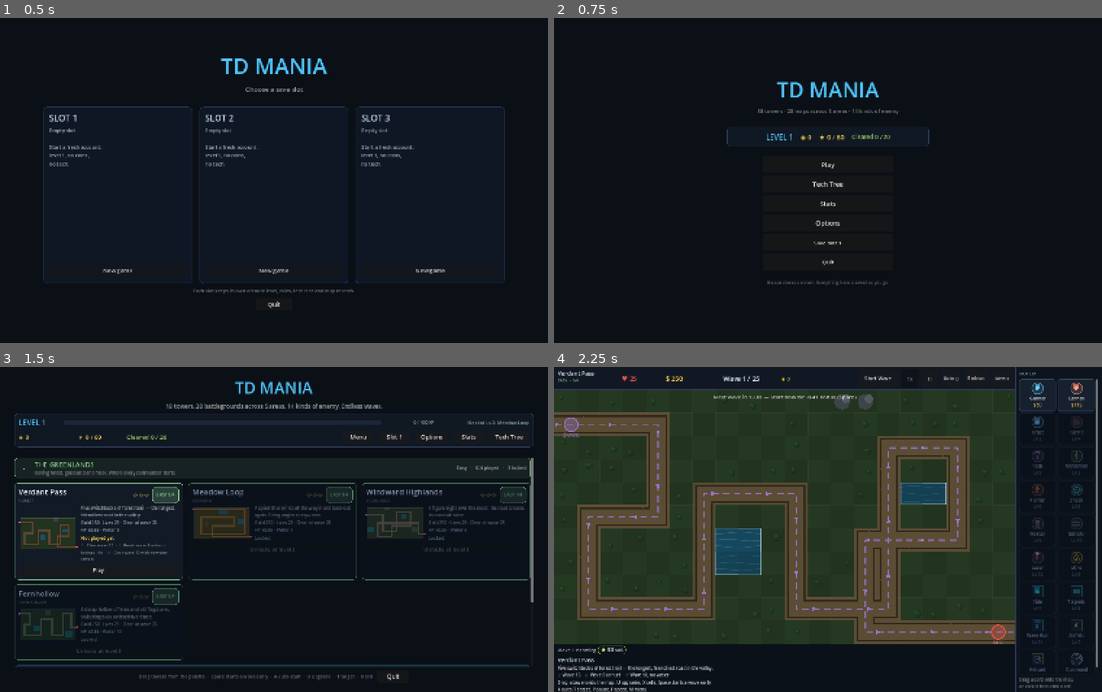
Above: before the commit, frames 1-4 (two rows, left to right).
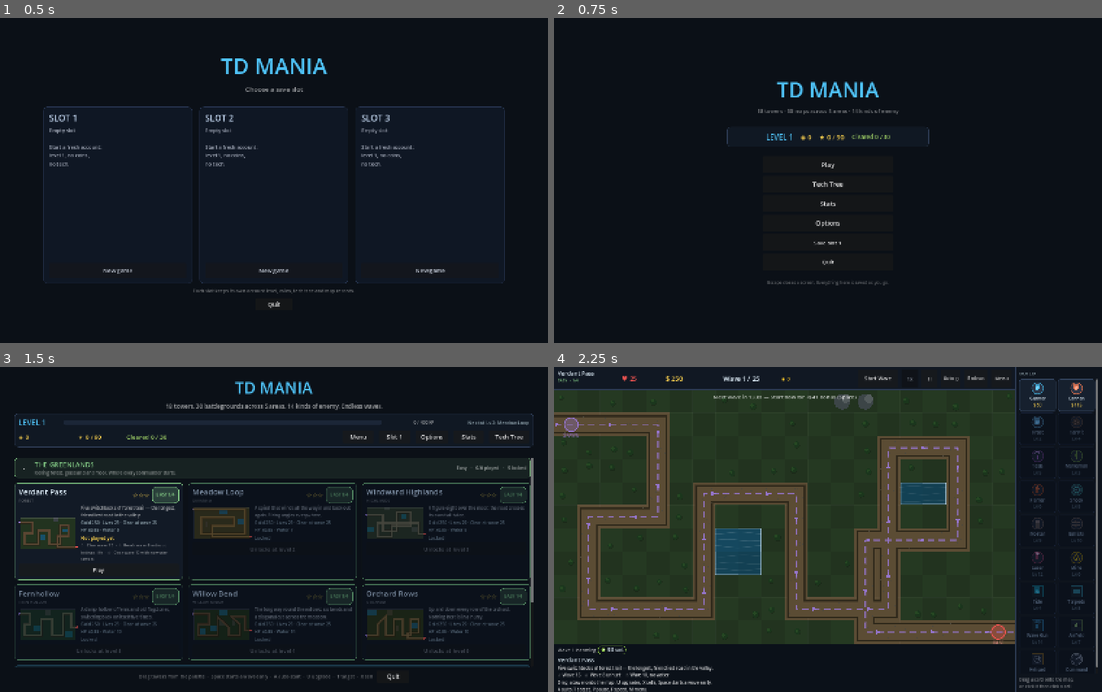
Above: after the commit, the same moments.

Repository: MichaelMIL/TD-Mania
Game: Godot game, scene res://main.tscn
The game is run twice, just before and just after one commit, with the same random seed, the same clock (stepped at 60 frames per second) and the same inputs.
Inputs:
- Up to frame 1 (0.5 s): no input
- Up to frame 2 (0.75 s): click "New game" at 0.5 s
- Up to frame 3 (1.5 s): click "Play" at 1.25 s
- Up to frame 4 (2.25 s): click "Play" at 2 s

Frame 1 is identical in both runs. In frame 2, less than 0.1% of the frame differs, in the area x 42-61%, y 28-38%; in frame 3, 2.4%, in the area x 17-97%, y 12-91%; in frame 4, nothing differs.

Commit message:
Ten more maps: two in every area
Thirty maps now, six per area.

  Greenlands   Willow Bend, Orchard Rows
  Riverlands   Millrace, Heron Flats
  Wastes       Sunken Quarry, Glass Flats
  Frozen Coast Drift Floes, Whiteout Ridge
  Iron Delta   Foundry Yard, Tidal Locks

Each was laid out against the difficulty ladder before it was written
rather than adjusted afterwards. dev/dev_maps.tscn reports road length and
firing positions per map and the band each tier occupies, and the layouts
were iterated against a model of the same rasteriser until every one
landed inside its tier's band with margin. The bands are unchanged:

  Easy    road 57-89  spots  78-103
  Normal  road 46-53  spots  67-75
  Hard    road 37-44  spots  50-64
  Brutal  road 20-35  spots  24-49

The suite requires every map to look like itself - unique theme, unique
decor motif, unique road surface - so ten of each are new in map.gd: the
towpath, chalk track, stone causeway, reed matting, quarry haul road,
cracked salt crust, packed snow, wind-glazed ice, cinder and floating
pontoon; blossom, hedges, lily pads, drying nets, rubble, glass shards,
snow hummocks, wind drifts, slag and mooring bollards.

Balance checked across all thirty with 60 proxy runs: Easy 16.8, Normal
14.2, Hard 12.3, Brutal 10.3 waves, no outliers, nothing unplayable or
free. The new maps sit mid-band in their tiers - the deepest new map is
Orchard Rows at 17.0 and the shallowest Whiteout Ridge at 10.0.

554 assertions pass; the area count check now reads MAPS_PER_AREA rather
than a hardcoded four, and the level count is derived from areas x maps.

Co-Authored-By: Claude Opus 5 (1M context) <noreply@anthropic.com>

Diff:
--- /dev/null
+++ b/dev/dev_maps.gd
@@ -0,0 +1,53 @@
+extends Node
+
+## Measures every map: how much road it has, how many cells can shoot at
+## that road, and how its lanes compare. Used when adding maps, because the
+## difficulty ladder is defined by these two numbers.
+##
+##   godot --headless --quit-after 400 dev/dev_maps.tscn
+
+
+func _ready() -> void:
+	Progress.use_clean_state()
+	await get_tree().process_frame
+	var by_tier: Dictionary = {}
+	print("[MAPS] %-14s %-11s %-7s %5s %6s  %s" % ["id", "area", "tier",
+			"road", "spots", "lanes"])
+	for i in TDData.LEVELS.size():
+		TDData.selected_level = i
+		var probe: Node = load("res://game.tscn").instantiate()
+		add_child(probe)
+		var road := 0
+		var spots := 0
+		for key: Vector2i in probe.terrain:
+			if probe.terrain_at(key) == TDData.Terrain.PATH:
+				road += 1
+				continue
+			if probe.terrain_at(key) != TDData.Terrain.GROUND:
+				continue
+			for o: Vector2i in [Vector2i(1, 0), Vector2i(-1, 0), Vector2i(0, 1),
+					Vector2i(0, -1)]:
+				if probe.is_path(key + o):
+					spots += 1
+					break
+		var level: Dictionary = TDData.LEVELS[i]
+		var tier := int(level["tier"])
+		var lanes: int = probe.routes.size()
+		print("[MAPS] %-14s %-11s %-7s %5d %6d  %d" % [level["id"], level["area"],
+				TDData.TIERS[tier]["name"], road, spots, lanes])
+		if lanes == 1:
+			if not by_tier.has(tier):
+				by_tier[tier] = {"road": [], "spots": []}
+			by_tier[tier]["road"].append(road)
+			by_tier[tier]["spots"].append(spots)
+		remove_child(probe)
+		probe.queue_free()
+	TDData.selected_level = 0
+	for tier in TDData.TIERS.size():
+		if not by_tier.has(tier):
+			continue
+		print("[BAND] %-7s road %d-%d  spots %d-%d  (%d maps)"
+				% [TDData.TIERS[tier]["name"], by_tier[tier]["road"].min(),
+				by_tier[tier]["road"].max(), by_tier[tier]["spots"].min(),
+				by_tier[tier]["spots"].max(), by_tier[tier]["road"].size()])
+	get_tree().quit()
--- /dev/null
+++ b/dev/dev_maps.tscn
@@ -0,0 +1,6 @@
+[gd_scene load_steps=2 format=3]
+
+[ext_resource type="Script" path="res://dev/dev_maps.gd" id="1"]
+
+[node name="Shot" type="Node"]
+script = ExtResource("1")
--- a/dev/dev_verify.gd
+++ b/dev/dev_verify.gd
@@ -632,14 +632,18 @@
 	check("harder tiers have fewer firing positions", ok_spots)
 	check("every tier has at least three single-road maps",
 			by_tier.size() == TDData.TIERS.size() and by_tier[0]["path"].size() >= 3)
-	check("every area holds four maps", _areas_are_full())
+	check("every area holds %d maps" % MAPS_PER_AREA, _areas_are_full())
 	check("every lane of a multi-lane map is defensible (%s)" % bad_lane, ok_lanes)
 	check("multi-lane maps exist", lanes_report.size() >= 3)
 
 
+## Every area holds the same number of maps, so no area is a stub.
+const MAPS_PER_AREA := 6
+
+
 func _areas_are_full() -> bool:
 	for area: Dictionary in TDData.AREAS:
-		if TDData.levels_in_area(str(area["id"])).size() != 4:
+		if TDData.levels_in_area(str(area["id"])).size() != MAPS_PER_AREA:
 			return false
 	return true
 
@@ -3241,7 +3245,8 @@
 	check("all paths enter and exit off-grid", ok_ends)
 	check("every level has water", ok_water)
 	check("every level has a real route", ok_len)
-	check("twenty levels exist", TDData.LEVELS.size() == 20)
+	check("every area contributes its maps (%d)" % TDData.LEVELS.size(),
+			TDData.LEVELS.size() == TDData.AREAS.size() * MAPS_PER_AREA)
 
 	# Themes must be distinct so no two maps look alike.
 	var themes: Array = []
@@ -3267,7 +3272,9 @@
 	# Render styles: known values only, and no two maps share a road surface.
 	var known_path: Array = ["dirt", "gravel", "mud", "stone", "slabs", "brick",
 			"boardwalk", "planks", "rail", "ice", "ember", "sand", "cobble", "grit",
-			"basalt", "flagstone", "duckboard", "clinker", "crystal", "conduit"]
+			"basalt", "flagstone", "duckboard", "clinker", "crystal", "conduit",
+			"towpath", "chalk", "causeway", "reedmat", "haulroad", "saltcrust",
+			"snowpack", "glaze", "cinder", "pontoon"]
 	var known_ground: Array = ["checker", "stripes", "dots", "tiles", "flat", "dunes"]
 	var known_water: Array = ["calm", "floes", "murk", "surf"]
 	var ok_styles := true
--- a/scripts/data.gd
+++ b/scripts/data.gd
@@ -939,6 +939,301 @@
 			"path_edge": Color("201d1a"), "path_fill": Color("6b5a48"),
 			"water_a": Color("21323a"), "water_b": Color("2c4652"),
 			"rock": Color("4a423a"),
+		},
+	},
+	{
+		"id": "willow",
+		"goal": {"kind": "no_sell", "n": 12},
+		"area": "greenlands",
+		"unlock_level": 4,
+		"name": "Willow Bend",
+		"theme": "Willow Marsh",
+		"decor": "blossom",
+		"path_style": "towpath", "ground_style": "checker", "water_style": "calm",
+		"tint": Color(0.55, 0.80, 0.55, 0.050),
+		"tier": 0,
+		"blurb": "The long way round the willows: six bends and a diagonal cut across the meadow.",
+		"routes": [
+			[
+				Vector2i(-1, 1), Vector2i(5, 1), Vector2i(5, 5), Vector2i(1, 5),
+				Vector2i(1, 9), Vector2i(8, 9), Vector2i(8, 2), Vector2i(12, 6),
+				Vector2i(12, 9), Vector2i(16, 9), Vector2i(16, 5), Vector2i(13, 2),
+				Vector2i(18, 2), Vector2i(18, 7), Vector2i(20, 7),
+			],
+		],
+		"water": [[9, 0, 3, 2], [2, 7, 2, 2], [6, 6, 2, 2]],
+		"rock": [[14, 4, 1, 2], [9, 4, 2, 2]],
+		"ground": [],
+		"palette": {
+			"ground_a": Color("24361f"), "ground_b": Color("1f2f1b"),
+			"path_edge": Color("2b2116"), "path_fill": Color("5c4833"),
+			"water_a": Color("14404a"), "water_b": Color("1c5a६b".replace("६", "6")),
+			"rock": Color("3d4239"),
+		},
+	},
+	{
+		"id": "orchard",
+		"goal": {"kind": "kills", "n": 260},
+		"area": "greenlands",
+		"unlock_level": 6,
+		"name": "Orchard Rows",
+		"theme": "Orchard",
+		"decor": "hedges",
+		"path_style": "chalk", "ground_style": "stripes", "water_style": "calm",
+		"tint": Color(0.85, 0.75, 0.40, 0.050),
+		"tier": 0,
+		"blurb": "Up and down every row of the orchard. Nothing here is in a hurry.",
+		"routes": [
+			[
+				Vector2i(-1, 9), Vector2i(3, 9), Vector2i(3, 5), Vector2i(6, 2),
+				Vector2i(6, 9), Vector2i(9, 9), Vector2i(9, 3), Vector2i(12, 3),
+				Vector2i(12, 9), Vector2i(15, 9), Vector2i(15, 3), Vector2i(18, 3),
+				Vector2i(18, 8), Vector2i(14, 8), Vector2i(14, 10), Vector2i(20, 10),
+			],
+		],
+		"water": [[0, 0, 3, 2], [16, 5, 2, 2]],
+		"rock": [[7, 0, 2, 2], [10, 6, 1, 2]],
+		"ground": [],
+		"palette": {
+			"ground_a": Color("2f3a1e"), "ground_b": Color("28331a"),
+			"path_edge": Color("332614"), "path_fill": Color("7a6340"),
+			"water_a": Color("17414f"), "water_b": Color("1f5a६f".replace("६", "6")),
+			"rock": Color("484433"),
+		},
+	},
+	{
+		"id": "millrace",
+		"goal": {"kind": "rich", "n": 950},
+		"area": "riverlands",
+		"unlock_level": 7,
+		"name": "Millrace",
+		"theme": "Mill",
+		"decor": "lilies",
+		"path_style": "causeway", "ground_style": "dots", "water_style": "surf",
+		"tint": Color(0.50, 0.75, 0.90, 0.055),
+		"tier": 1,
+		"blurb": "Four turns between the millponds. Water on both sides of every corner.",
+		"routes": [
+			[
+				Vector2i(-1, 3), Vector2i(4, 3), Vector2i(4, 8), Vector2i(8, 8),
+				Vector2i(8, 2), Vector2i(12, 2), Vector2i(12, 8), Vector2i(16, 8),
+				Vector2i(16, 3), Vector2i(19, 3), Vector2i(19, 9), Vector2i(20, 9),
+			],
+		],
+		"water": [[5, 0, 3, 2], [9, 9, 3, 2], [17, 0, 2, 2], [5, 5, 2, 3],
+			[13, 4, 2, 3]],
+		"rock": [[6, 4, 1, 1], [9, 6, 2, 2]],
+		"ground": [],
+		"palette": {
+			"ground_a": Color("27343a"), "ground_b": Color("212d33"),
+			"path_edge": Color("2b2419"), "path_fill": Color("7d6a49"),
+			"water_a": Color("11414f"), "water_b": Color("18606f"),
+			"rock": Color("3c4750"),
+		},
+	},
+	{
+		"id": "heron",
+		"goal": {"kind": "few_towers", "n": 9, "towers": 13},
+		"area": "riverlands",
+		"unlock_level": 8,
+		"name": "Heron Flats",
+		"theme": "Wetland",
+		"decor": "nets",
+		"path_style": "reedmat", "ground_style": "flat", "water_style": "calm",
+		"tint": Color(0.60, 0.80, 0.70, 0.050),
+		"tier": 1,
+		"blurb": "Three long combs across the flats, with standing water in every gap.",
+		"routes": [
+			[
+				Vector2i(-1, 6), Vector2i(3, 6), Vector2i(3, 2), Vector2i(7, 2),
+				Vector2i(7, 8), Vector2i(11, 8), Vector2i(11, 2), Vector2i(15, 2),
+				Vector2i(15, 8), Vector2i(18, 8), Vector2i(18, 2), Vector2i(20, 2),
+			],
+		],
+		"water": [[0, 8, 3, 2], [8, 0, 3, 2], [12, 4, 3, 2], [16, 0, 1, 2],
+			[5, 4, 2, 3]],
+		"rock": [[9, 9, 3, 2], [13, 9, 2, 2], [0, 0, 2, 2], [8, 3, 2, 2]],
+		"ground": [],
+		"palette": {
+			"ground_a": Color("29372f"), "ground_b": Color("233029"),
+			"path_edge": Color("2a2418"), "path_fill": Color("77684a"),
+			"water_a": Color("13454d"), "water_b": Color("1b6270"),
+			"rock": Color("3e4a44"),
+		},
+	},
+	{
+		"id": "quarry",
+		"goal": {"kind": "no_water", "n": 9},
+		"area": "wastes",
+		"unlock_level": 11,
+		"name": "Sunken Quarry",
+		"theme": "Quarry",
+		"decor": "rubble",
+		"path_style": "haulroad", "ground_style": "tiles", "water_style": "murk",
+		"tint": Color(0.85, 0.70, 0.45, 0.050),
+		"tier": 2,
+		"blurb": "Down the quarry benches and out the haul road. Rock everywhere you want to build.",
+		"routes": [
+			[
+				Vector2i(-1, 2), Vector2i(5, 2), Vector2i(5, 8), Vector2i(11, 8),
+				Vector2i(11, 4), Vector2i(15, 4), Vector2i(15, 9), Vector2i(18, 9),
+				Vector2i(18, 6), Vector2i(20, 6),
+			],
+		],
+		"water": [[7, 0, 3, 2]],
+		"rock": [[2, 5, 2, 3], [8, 5, 2, 2], [13, 0, 3, 3], [17, 1, 3, 2],
+			[9, 9, 2, 2], [3, 0, 2, 2]],
+		"ground": [],
+		"palette": {
+			"ground_a": Color("3a3228"), "ground_b": Color("322b22"),
+			"path_edge": Color("241f18"), "path_fill": Color("6b5d49"),
+			"water_a": Color("26343a"), "water_b": Color("32474f"),
+			"rock": Color("4e4639"),
+		},
+	},
+	{
+		"id": "glassflats",
+		"goal": {"kind": "kills", "n": 420},
+		"area": "wastes",
+		"unlock_level": 13,
+		"name": "Glass Flats",
+		"theme": "Salt Flats",
+		"decor": "glass",
+		"path_style": "saltcrust", "ground_style": "flat", "water_style": "murk",
+		"tint": Color(0.90, 0.85, 0.60, 0.050),
+		"tier": 2,
+		"blurb": "Two long diagonals over fused sand, with nothing to hide behind.",
+		"routes": [
+			[
+				Vector2i(-1, 1), Vector2i(4, 1), Vector2i(9, 6), Vector2i(13, 6),
+				Vector2i(13, 2), Vector2i(17, 2), Vector2i(17, 8), Vector2i(11, 8),
+				Vector2i(11, 10), Vector2i(20, 10),
+			],
+		],
+		"water": [[5, 8, 3, 2], [14, 9, 3, 2]],
+		"rock": [[1, 4, 2, 3], [10, 0, 3, 3], [15, 4, 2, 2]],
+		"ground": [],
+		"palette": {
+			"ground_a": Color("3d3a2e"), "ground_b": Color("353227"),
+			"path_edge": Color("272419"), "path_fill": Color("74705a"),
+			"water_a": Color("2b3a3d"), "water_b": Color("3a4f52"),
+			"rock": Color("52503f"),
+		},
+	},
+	{
+		"id": "floes",
+		"goal": {"kind": "no_sell", "n": 9},
+		"area": "frozen",
+		"unlock_level": 10,
+		"name": "Drift Floes",
+		"theme": "Pack Ice",
+		"decor": "hummocks",
+		"path_style": "snowpack", "ground_style": "checker", "water_style": "floes",
+		"tint": Color(0.60, 0.85, 1.00, 0.060),
+		"tier": 2,
+		"blurb": "Ice bridges between drifting floes. Three combs, and open water at every end.",
+		"routes": [
+			[
+				Vector2i(-1, 8), Vector2i(4, 8), Vector2i(4, 3), Vector2i(9, 3),
+				Vector2i(9, 8), Vector2i(14, 8), Vector2i(14, 3), Vector2i(18, 3),
+				Vector2i(18, 6), Vector2i(20, 6),
+			],
+		],
+		"water": [[0, 0, 4, 2], [6, 5, 2, 3], [11, 0, 3, 3], [16, 7, 4, 4]],
+		"rock": [[5, 0, 1, 3], [10, 6, 1, 2]],
+		"ground": [],
+		"palette": {
+			"ground_a": Color("3c4a58"), "ground_b": Color("34424e"),
+			"path_edge": Color("33404c"), "path_fill": Color("879db0"),
+			"water_a": Color("163b54"), "water_b": Color("1f5877"),
+			"rock": Color("4f5b68"),
+		},
+	},
+	{
+		"id": "whiteout",
+		"goal": {"kind": "rich", "n": 1100},
+		"area": "frozen",
+		"unlock_level": 19,
+		"name": "Whiteout Ridge",
+		"theme": "Blizzard",
+		"decor": "drifts",
+		"path_style": "glaze", "ground_style": "flat", "water_style": "floes",
+		"tint": Color(0.80, 0.90, 1.00, 0.070),
+		"tier": 3,
+		"blurb": "A diagonal off the ridge and a straight run to the gate. Blink and it is over.",
+		"routes": [
+			[
+				Vector2i(-1, 3), Vector2i(5, 3), Vector2i(10, 8), Vector2i(14, 8),
+				Vector2i(14, 4), Vector2i(20, 4),
+			],
+		],
+		"water": [[0, 6, 5, 5], [6, 0, 4, 2], [15, 7, 5, 4]],
+		"rock": [[6, 4, 2, 3], [11, 2, 3, 3], [16, 0, 4, 3]],
+		"ground": [],
+		"palette": {
+			"ground_a": Color("47535f"), "ground_b": Color("3e4955"),
+			"path_edge": Color("3a4550"), "path_fill": Color("9aabbb"),
+			"water_a": Color("1a3f57"), "water_b": Color("245c7c"),
+			"rock": Color("59636f"),
+		},
+	},
+	{
+		"id": "foundry",
+		"goal": {"kind": "few_towers", "n": 8, "towers": 11},
+		"area": "delta",
+		"unlock_level": 15,
+		"name": "Foundry Yard",
+		"theme": "Slag Yard",
+		"decor": "slag",
+		"path_style": "cinder", "ground_style": "tiles", "water_style": "murk",
+		"tint": Color(0.95, 0.55, 0.30, 0.050),
+		"tier": 3,
+		"blurb": "Two turns through the slag heaps. Barely a yard of it is worth building on.",
+		"routes": [
+			[
+				Vector2i(-1, 2), Vector2i(6, 2), Vector2i(6, 7), Vector2i(12, 7),
+				Vector2i(12, 3), Vector2i(20, 3),
+			],
+		],
+		"water": [[0, 8, 5, 3], [14, 7, 6, 4], [0, 4, 2, 3]],
+		"rock": [[2, 4, 3, 3], [8, 0, 3, 3], [8, 9, 4, 2], [13, 0, 3, 2],
+			[16, 4, 4, 2], [4, 5, 1, 2], [10, 4, 1, 3], [7, 3, 1, 3]],
+		"ground": [],
+		"palette": {
+			"ground_a": Color("332e2c"), "ground_b": Color("2c2825"),
+			"path_edge": Color("1c1917"), "path_fill": Color("585049"),
+			"water_a": Color("2a2f24"), "water_b": Color("3a4130"),
+			"rock": Color("4a443e"),
+		},
+	},
+	{
+		"id": "locks",
+		"goal": {"kind": "no_water", "n": 8},
+		"area": "delta",
+		"unlock_level": 19,
+		"name": "Tidal Locks",
+		"theme": "Lock Gates",
+		"decor": "bollards",
+		"path_style": "pontoon", "ground_style": "stripes", "water_style": "surf",
+		"tint": Color(0.45, 0.70, 0.85, 0.055),
+		"tier": 3,
+		"blurb": "Lock gates on three sides. The road is the only dry ground worth the name.",
+		"routes": [
+			[
+				Vector2i(-1, 5), Vector2i(4, 5), Vector2i(4, 9), Vector2i(9, 9),
+				Vector2i(9, 5), Vector2i(13, 5), Vector2i(13, 9), Vector2i(20, 9),
+			],
+		],
+		"water": [[0, 0, 6, 4], [10, 0, 5, 4], [16, 0, 4, 5], [5, 6, 2, 3],
+			[14, 6, 2, 3]],
+		"rock": [[2, 7, 1, 2], [10, 6, 2, 2], [17, 6, 3, 2], [6, 4, 3, 1],
+			[11, 4, 2, 1]],
+		"ground": [],
+		"palette": {
+			"ground_a": Color("2b3540"), "ground_b": Color("242d37"),
+			"path_edge": Color("1d2229"), "path_fill": Color("56626d"),
+			"water_a": Color("123c4e"), "water_b": Color("195a70"),
+			"rock": Color("3f4a55"),
 		},
 	},
 ]
--- a/scripts/map.gd
+++ b/scripts/map.gd
@@ -133,6 +133,105 @@
 					var t := (float(i) - 1.0) * cell * 0.3
 					draw_line(at + along * t - across * cell * 0.24,
 							at + along * t + across * cell * 0.24, edge, 3.0)
+			"towpath":
+				# A beaten rut down the middle with grass creeping in.
+				var rut := Vector2(1.0, 0.0) if horizontal else Vector2(0.0, 1.0)
+				draw_line(at - rut * cell * 0.45, at + rut * cell * 0.45,
+						edge.lightened(0.12), cell * 0.16)
+				for i in 4:
+					draw_circle(at + Vector2(_hash01(key, i) - 0.5,
+							_hash01(key, i + 11) - 0.5) * cell * 0.8, 1.4,
+							Color(0.45, 0.55, 0.3, 0.35))
+			"chalk":
+				# Pale dust, wheel-worn at the edges.
+				draw_rect(Rect2(at - Vector2(cell, cell) * 0.34,
+						Vector2(cell, cell) * 0.68), Color(1, 1, 1, 0.05))
+				for side: float in [-0.26, 0.26]:
+					if horizontal:
+						draw_line(at + Vector2(-cell * 0.5, cell * side),
+								at + Vector2(cell * 0.5, cell * side),
+								edge.lightened(0.2), 2.0)
+					else:
+						draw_line(at + Vector2(cell * side, -cell * 0.5),
+								at + Vector2(cell * side, cell * 0.5),
+								edge.lightened(0.2), 2.0)
+			"causeway":
+				# Big stones with the waterline stained across them.
+				var block := Rect2(at - Vector2(cell, cell) * 0.42,
+						Vector2(cell, cell) * 0.84)
+				draw_rect(block, fill.lightened(0.04))
+				draw_rect(block, edge, false, 1.5)
+				draw_line(at + Vector2(-cell * 0.42, cell * 0.2),
+						at + Vector2(cell * 0.42, cell * 0.2),
+						Color(0.2, 0.4, 0.45, 0.35), 3.0)
+			"reedmat":
+				# Woven matting: two directions of weave.
+				for i in 4:
+					var t := (float(i) + 0.5) / 4.0 - 0.5
+					draw_line(at + Vector2(t * cell, -cell * 0.42),
+							at + Vector2(t * cell, cell * 0.42),
+							edge.lightened(0.15), 1.5)
+					draw_line(at + Vector2(-cell * 0.42, t * cell),
+							at + Vector2(cell * 0.42, t * cell),
+							fill.darkened(0.12), 1.5)
+			"haulroad":
+				# Two tyre tracks, and spoil kicked out to the sides.
+				var along := Vector2(1.0, 0.0) if horizontal else Vector2(0.0, 1.0)
+				var across := along.orthogonal()
+				for side: float in [-0.2, 0.2]:
+					draw_line(at + along * -cell * 0.5 + across * cell * side,
+							at + along * cell * 0.5 + across * cell * side,
+							edge.darkened(0.1), cell * 0.14)
+				for i in 5:
+					draw_circle(at + Vector2(_hash01(key, i) - 0.5,
+							_hash01(key, i + 17) - 0.5) * cell * 0.9, 1.3,
+							fill.lightened(0.2))
+			"saltcrust":
+				# Dried polygons, the way a salt pan cracks.
+				for iy in 2:
+					for ix in 2:
+						var cellet := at + Vector2(float(ix) - 0.5, float(iy) - 0.5) \
+								* cell * 0.42
+						draw_arc(cellet, cell * 0.19, 0.0, TAU, 6,
+								Color(1, 1, 1, 0.12), 1.0, true)
+				draw_circle(at, cell * 0.05, Color(1, 1, 1, 0.10))
+			"snowpack":
+				# Packed snow with a sled groove down it.
+				draw_rect(Rect2(at - Vector2(cell, cell) * 0.36,
+						Vector2(cell, cell) * 0.72), Color(1, 1, 1, 0.07))
+				var groove := Vector2(1.0, 0.0) if horizontal else Vector2(0.0, 1.0)
+				draw_line(at - groove * cell * 0.45, at + groove * cell * 0.45,
+						Color(0.75, 0.85, 0.95, 0.35), 2.0, true)
+			"glaze":
+				# Wind-polished blue ice, striated along the slope.
+				draw_rect(Rect2(at - Vector2(cell, cell) * 0.4,
+						Vector2(cell, cell) * 0.8), Color(0.6, 0.8, 1.0, 0.10))
+				for i in 3:
+					var y := at.y - cell * 0.3 + cell * 0.3 * float(i)
+					draw_line(Vector2(at.x - cell * 0.42, y + _hash01(key, i) * 3.0),
+							Vector2(at.x + cell * 0.42, y - _hash01(key, i + 5) * 3.0),
+							Color(0.85, 0.95, 1.0, 0.25), 1.0, true)
+			"cinder":
+				# Crushed clinker, still warm in places.
+				for i in 9:
+					var grain := at + Vector2(_hash01(key, i) - 0.5,
+							_hash01(key, i + 23) - 0.5) * cell * 0.82
+					draw_circle(grain, 1.5, edge.darkened(0.2))
+				for i in 2:
+					draw_circle(at + Vector2(_hash01(key, i + 3) - 0.5,
+							_hash01(key, i + 9) - 0.5) * cell * 0.6, 1.8,
+							Color(1.0, 0.45, 0.2, 0.35))
+			"pontoon":
+				# Floating sections, bolted at the joins.
+				var span := Vector2(cell * 0.86, cell * 0.5) if horizontal \
+						else Vector2(cell * 0.5, cell * 0.86)
+				var deck := Rect2(at - span * 0.5, span)
+				draw_rect(deck, fill.lightened(0.05))
+				draw_rect(deck, edge, false, 1.5)
+				for corner: Vector2 in [deck.position, deck.end,
+						deck.position + Vector2(span.x, 0.0),
+						deck.position + Vector2(0.0, span.y)]:
+					draw_circle(corner, 1.4, Color(0.75, 0.78, 0.82, 0.5))
 			"ice":
 				draw_rect(Rect2(at - Vector2(cell, cell) * 0.32, Vector2(cell, cell) * 0.64),
 						Color(0.85, 0.93, 1.0, 0.10))
@@ -381,6 +480,66 @@
 			for corner: Vector2 in [r.position, r.position + Vector2(r.size.x, 0.0),
 					r.position + Vector2(0.0, r.size.y), r.end]:
 				draw_circle(corner, 1.1, Color(0.7, 0.72, 0.78, 0.5))
+		"blossom":
+			for i in 5:
+				var petal := at + Vector2.RIGHT.rotated(TAU * float(i) / 5.0 + roll) \
+						* scale * 0.8
+				draw_circle(petal, scale * 0.42, Color(0.95, 0.7, 0.8, 0.55))
+			draw_circle(at, scale * 0.32, Color(1.0, 0.9, 0.6, 0.6))
+		"hedges":
+			var box := Rect2(at - Vector2(scale * 1.3, scale * 0.7),
+					Vector2(scale * 2.6, scale * 1.4))
+			draw_rect(box, Color(0.18, 0.32, 0.16, 0.6))
+			draw_rect(box, Color(0.28, 0.45, 0.22, 0.5), false, 1.0)
+		"lilies":
+			draw_circle(at, scale * 0.9, Color(0.22, 0.42, 0.28, 0.55))
+			draw_arc(at, scale * 0.9, 0.6 + roll, 5.4 + roll, 10,
+					Color(0.35, 0.6, 0.4, 0.5), 1.0, true)
+			draw_circle(at + Vector2(scale * 0.3, -scale * 0.3), scale * 0.22,
+					Color(0.95, 0.85, 0.9, 0.6))
+		"nets":
+			var frame := Rect2(at - Vector2(scale, scale), Vector2(scale, scale) * 2.0)
+			draw_rect(frame, Color(0.35, 0.3, 0.22, 0.35), false, 1.0)
+			for i in 3:
+				var t := (float(i) + 0.5) / 3.0
+				draw_line(frame.position + Vector2(frame.size.x * t, 0.0),
+						frame.position + Vector2(frame.size.x * t, frame.size.y),
+						Color(0.6, 0.58, 0.5, 0.3), 1.0)
+				draw_line(frame.position + Vector2(0.0, frame.size.y * t),
+						frame.position + Vector2(frame.size.x, frame.size.y * t),
+						Color(0.6, 0.58, 0.5, 0.3), 1.0)
+		"rubble":
+			for i in 3:
+				var chunk := at + Vector2(_hash01(Vector2i(int(at.x), int(at.y)), i) - 0.5,
+						roll - 0.5) * scale * 1.6
+				var pts := PackedVector2Array([
+					chunk + Vector2(-scale * 0.5, scale * 0.4),
+					chunk + Vector2(0.0, -scale * 0.55),
+					chunk + Vector2(scale * 0.55, scale * 0.4)])
+				draw_colored_polygon(pts, Color(pal["rock"]).darkened(0.05 + 0.05 * float(i)))
+		"glass":
+			for i in 3:
+				var shard := at + Vector2.RIGHT.rotated(TAU * float(i) / 3.0 + roll) * scale
+				draw_line(at, shard, Color(0.8, 0.9, 0.95, 0.35), 1.5, true)
+			draw_circle(at, scale * 0.22, Color(0.9, 0.97, 1.0, 0.4))
+		"hummocks":
+			draw_arc(at, scale * 1.1, PI, TAU, 12, Color(0.85, 0.92, 1.0, 0.35), 2.0, true)
+			draw_arc(at + Vector2(scale * 0.6, scale * 0.2), scale * 0.7, PI, TAU, 10,
+					Color(0.8, 0.88, 0.98, 0.28), 1.5, true)
+		"drifts":
+			var pts := PackedVector2Array([
+				at + Vector2(-scale * 1.6, scale * 0.5),
+				at + Vector2(-scale * 0.4, -scale * 0.5),
+				at + Vector2(scale * 1.0, -scale * 0.1),
+				at + Vector2(scale * 1.6, scale * 0.5)])
+			draw_polyline(pts, Color(1, 1, 1, 0.22), 2.0, true)
+		"slag":
+			draw_circle(at, scale * 0.9, Color(0.2, 0.18, 0.17, 0.6))
+			draw_circle(at + Vector2(scale * 0.2, -scale * 0.15), scale * 0.35,
+					Color(1.0, 0.42, 0.15, 0.45))
+		"bollards":
+			draw_circle(at, scale * 0.55, Color(0.3, 0.32, 0.36, 0.65))
+			draw_arc(at, scale * 0.85, 0.0, TAU, 12, Color(0.62, 0.55, 0.4, 0.4), 1.5, true)
 		_:
 			draw_circle(at, scale * 0.5, Color(pal["rock"]).darkened(0.1))
 
Not shown, changed: TODO.md
